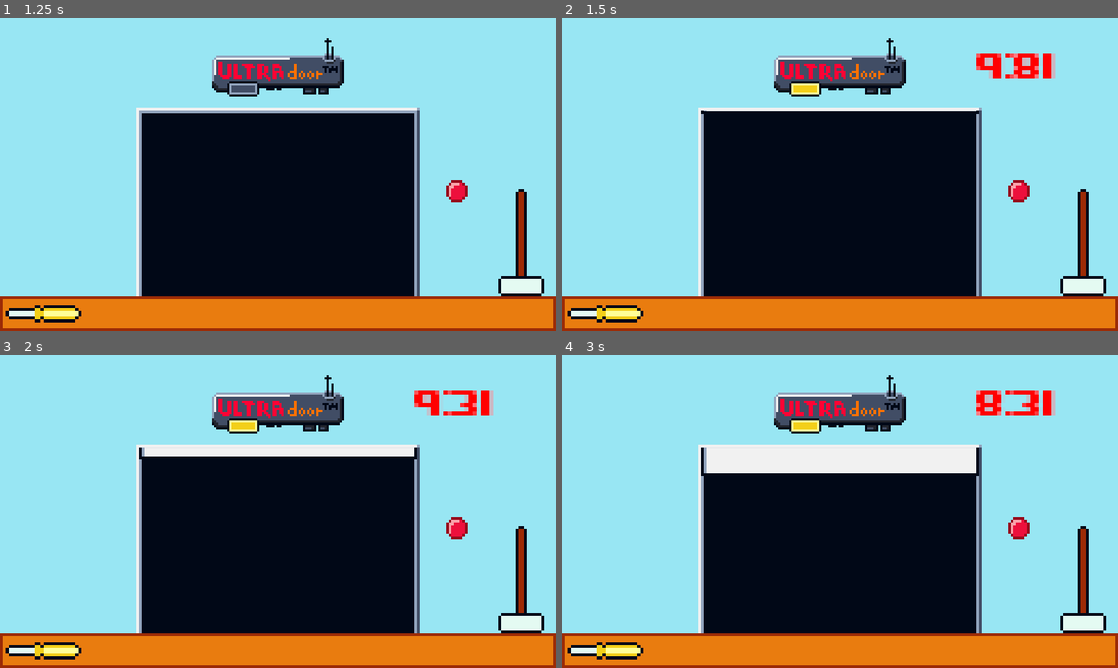
Above: before the commit, frames 1-4 (two rows, left to right).
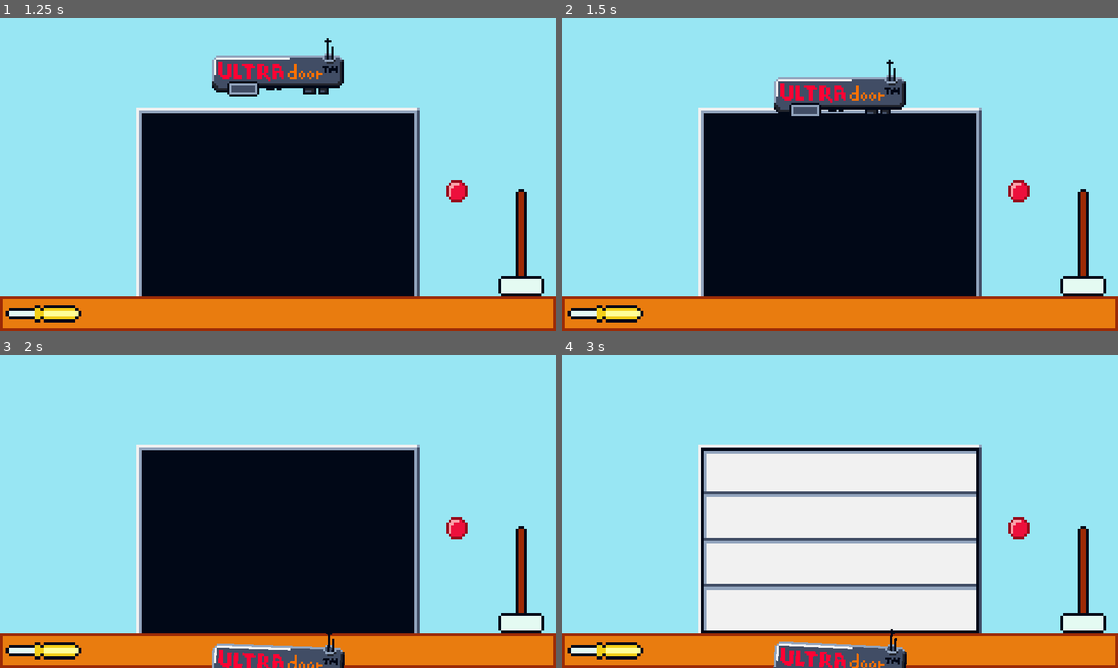
Above: after the commit, the same moments.

Repository: Pranav-Badrinathan/Close-d
Game: Godot game, scene res://scenes/StartScreen.tscn
The game is run twice, just before and just after one commit, with the same random seed, the same clock (stepped at 60 frames per second) and the same inputs.
Inputs (mouse positions are in pixels of both pictures, inside the frame that each line leads up to):
- Up to frame 1 (1.25 s): click "Start" at 0.5 s
- Up to frame 2 (1.5 s): click (1017, 190) at 1.25 s
- Up to frame 3 (2 s): no input
- Up to frame 4 (3 s): click (1017, 527) at 2 s; click (1017, 527) at 2.75 s

Frame 1 is identical in both runs. In frame 2, 5.3% of the frame differs, in the area x 25-89%, y 6-32%; in frame 3, 6.7%; in frame 4, 31%, in the area x 25-89%, y 6-100%.

Commit message:
Door fall

Diff:
--- a/scenes/Door.tscn
+++ b/scenes/Door.tscn
@@ -10,9 +10,18 @@
 [ext_resource path="res://sprites/machine.png" type="Texture" id=8]
 [ext_resource path="res://sprites/light_off.png" type="Texture" id=9]
 
+[sub_resource type="RectangleShape2D" id=2]
+extents = Vector2( 221, 48.5 )
+
 [sub_resource type="DynamicFont" id=1]
 size = 28
 font_data = ExtResource( 6 )
+
+[sub_resource type="LineShape2D" id=3]
+normal = Vector2( -0.316228, -0.948683 )
+
+[sub_resource type="LineShape2D" id=4]
+normal = Vector2( 0.323144, -0.94635 )
 
 [node name="Door" type="Node2D"]
 script = ExtResource( 3 )
@@ -26,20 +35,29 @@
 mode = 3
 range_item_cull_mask = 2
 
-[node name="Machine" type="Sprite" parent="."]
-position = Vector2( 0, -150 )
-scale = Vector2( 7.5, 7.5 )
-texture = ExtResource( 8 )
-
-[node name="Light" type="Sprite" parent="Machine"]
-position = Vector2( -16, 10 )
-
 [node name="Door" type="Sprite" parent="."]
 light_mask = 2
 scale = Vector2( 10, 10 )
 texture = ExtResource( 5 )
 centered = false
 offset = Vector2( -48, -64 )
+
+[node name="Machine" type="RigidBody2D" parent="."]
+position = Vector2( 0, -150 )
+gravity_scale = 0.0
+can_sleep = false
+
+[node name="CollisionShape2D" type="CollisionShape2D" parent="Machine"]
+position = Vector2( 0, 16 )
+scale = Vector2( 0.998, 0.998 )
+shape = SubResource( 2 )
+
+[node name="MachineSprite" type="Sprite" parent="Machine"]
+scale = Vector2( 7.5, 7.5 )
+texture = ExtResource( 8 )
+
+[node name="Light" type="Sprite" parent="Machine/MachineSprite"]
+position = Vector2( -16, 10 )
 
 [node name="OpenButton" type="TextureButton" parent="."]
 margin_left = 580.0
@@ -62,4 +80,16 @@
 custom_fonts/font = SubResource( 1 )
 text = "s"
 
+[node name="StaticBody2D2" type="StaticBody2D" parent="."]
+position = Vector2( 200, 800 )
+
+[node name="CollisionShape2D" type="CollisionShape2D" parent="StaticBody2D2"]
+shape = SubResource( 3 )
+
+[node name="StaticBody2D" type="StaticBody2D" parent="."]
+position = Vector2( -200, 780 )
+
+[node name="CollisionShape2D" type="CollisionShape2D" parent="StaticBody2D"]
+shape = SubResource( 4 )
+
 [connection signal="pressed" from="OpenButton" to="." method="_on_OpenButton_pressed"]
--- a/scripts/Door.gd
+++ b/scripts/Door.gd
@@ -1,16 +1,19 @@
 extends Node2D
 
-enum State {OPEN, CLOSING, OPENING}
+enum State {OPEN, CLOSING, OPENING, FALLING}
 
 onready var door = get_node("Door")
-onready var light = get_node("Machine/Light")
+onready var light = get_node("Machine/MachineSprite/Light")
 onready var time_readout = get_node("TimeReadout")
+onready var machine = get_node("Machine")
 
 var door_state = State.OPEN
 var door_progress = 0
 var door_interval
 var peak_progress = 1
 var time_until_open = 10
+var time_until_fall = 1
+
 
 export var door_speed = 10
 export (Texture) var light_on
@@ -18,6 +21,8 @@
 
 var open_speed = 1
 var close_speed = 0.09
+var falling_speed = 0
+var falling_acceleration = 5
 
 var first_closing = true
 
@@ -36,6 +41,16 @@
 		if door_state == State.CLOSING:
 			start_opening()
 		time_until_open = 10
+
+	elif door_state == State.FALLING:
+		time_until_fall -= d
+		if time_until_fall <= 0:
+			door_progress += falling_speed * d +  pow(falling_acceleration * d, 2) / 2
+			falling_speed += falling_acceleration * d
+			if door_progress >= 1:
+				door_progress = 1
+				#you win
+			door.position.y = door_interval[0] + (door_interval[1] - door_interval[0]) * door_progress
 
 	elif door_state == State.CLOSING:
 		door_progress += close_speed * d
@@ -72,3 +87,10 @@
 		if first_closing:
 			start_timer()
 		start_closing()
+		break_machine()
+
+func break_machine():
+	machine.gravity_scale = 50
+	light.texture = light_off
+	door_state = State.FALLING
+	time_readout.visible = false
Not shown: 1 places in scenes/Door.tscn that only renumber resources
